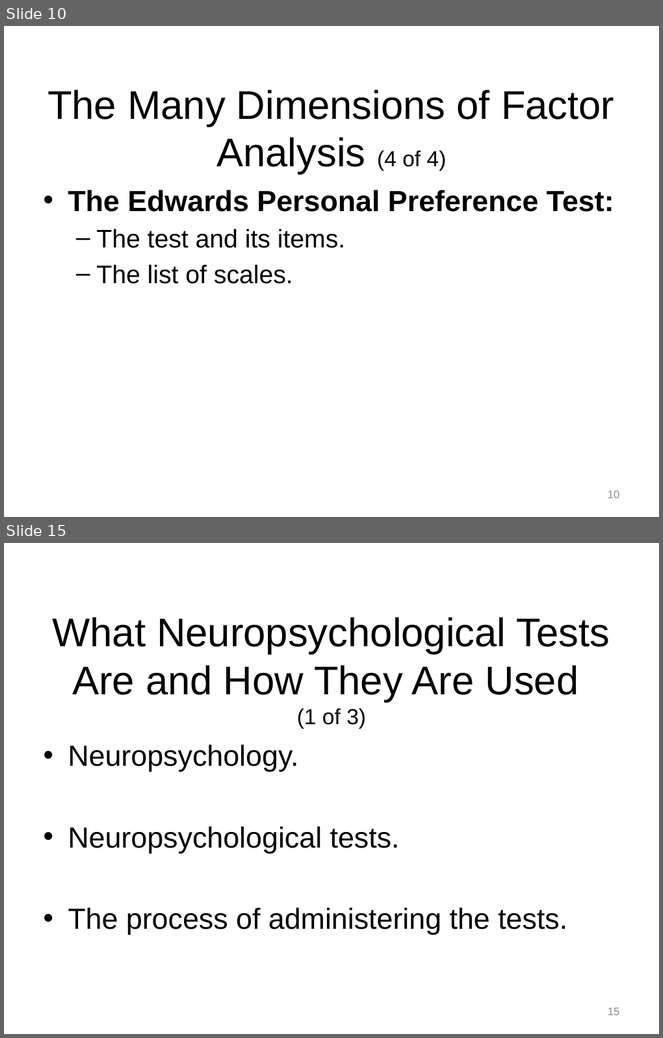
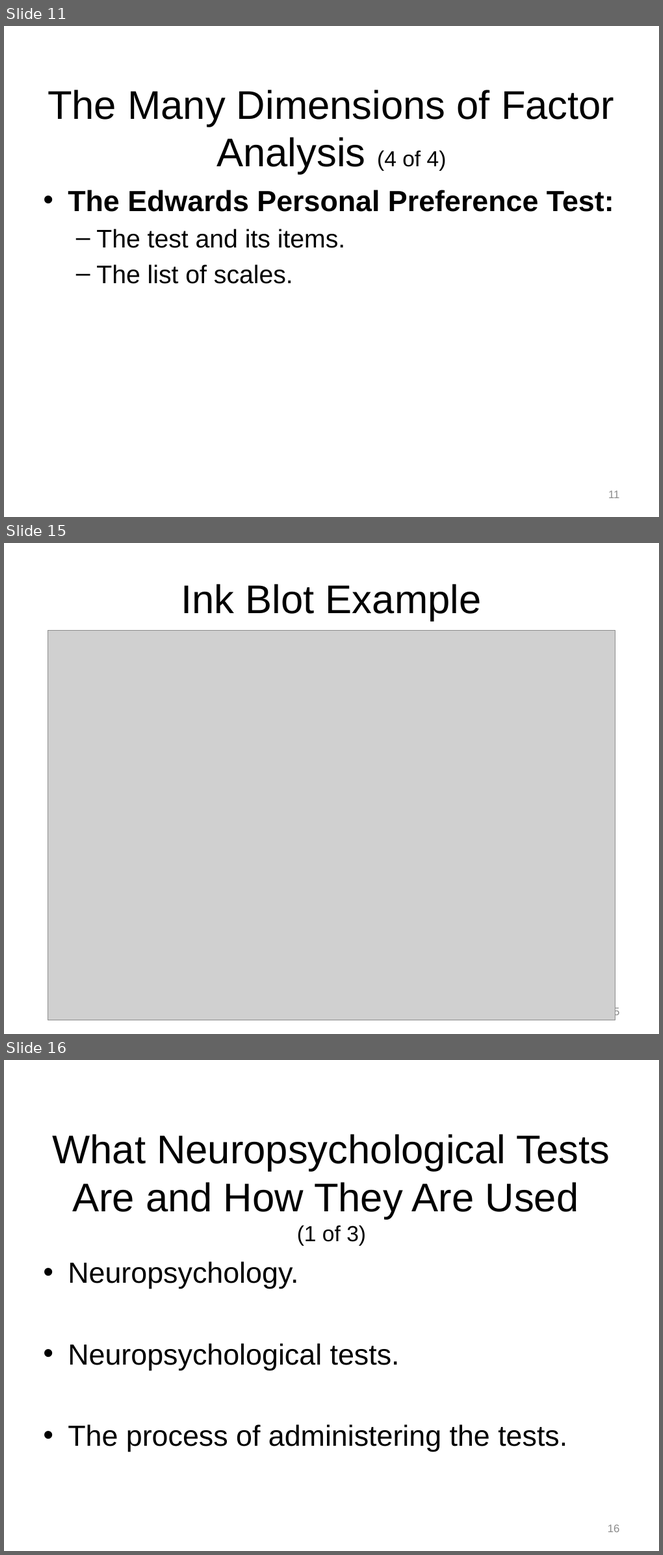
Before and after one commit to npm27/Teaching-Materials, a slide deck: Tests and Eval/Fall 26/Slides/10 Chapter 10.pptx. Shown one above the other, each under a label of ours: slides 10 and 15 before the commit, slides 11, 15 and 16 after it; the slides between them are not shown. The pictures are 663x1038 and 663x1555 pixels, drawn with LibreOffice and Linux fonts; fonts in the diff are those of the drawing; grey boxes stand for pictures. Boxes give left, top, right and bottom in pixels: in the first picture for what was removed or moved away, otherwise in the second. Text is boxed around its words. In the diff, an @@ line names an element or a change of style, - is before the commit and + after.

```diff
--- a/Tests and Eval/Fall 26/Slides/10 Chapter 10.pptx
+++ b/Tests and Eval/Fall 26/Slides/10 Chapter 10.pptx
@@ slide 15 added at bbox=[4, 543, 659, 1034], background #FFFFFF @@
@@ title added at bbox=[181, 584, 482, 621], 44 pt, text #000000 @@
+Ink Blot Example
@@ picture added at bbox=[48, 630, 616, 1020] @@
@@ page number added at bbox=[608, 1006, 620, 1018], 12 pt, text #8C8C8C @@
+15
@@ what was slide 10 is now slide 11 @@
@@ page number at bbox=[608, 491, 620, 499]: text changed @@
-10
+11
@@ what was slide 15 is now slide 16 @@
```
Also in this commit, not shown: 6 slides changed, 5 other slides added, 2 slides removed, 1 other file.
